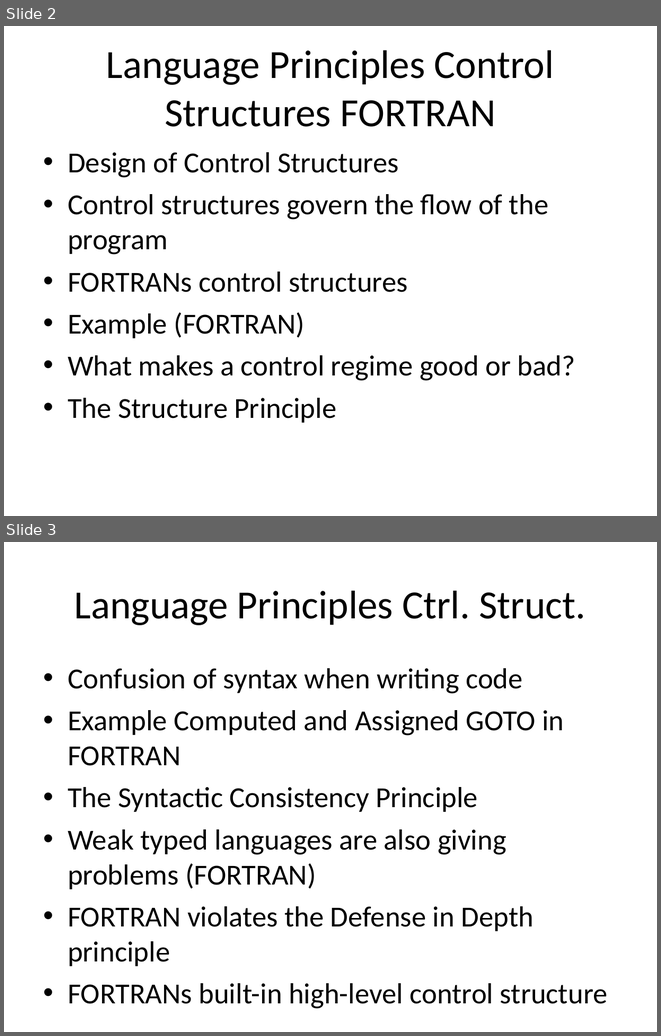
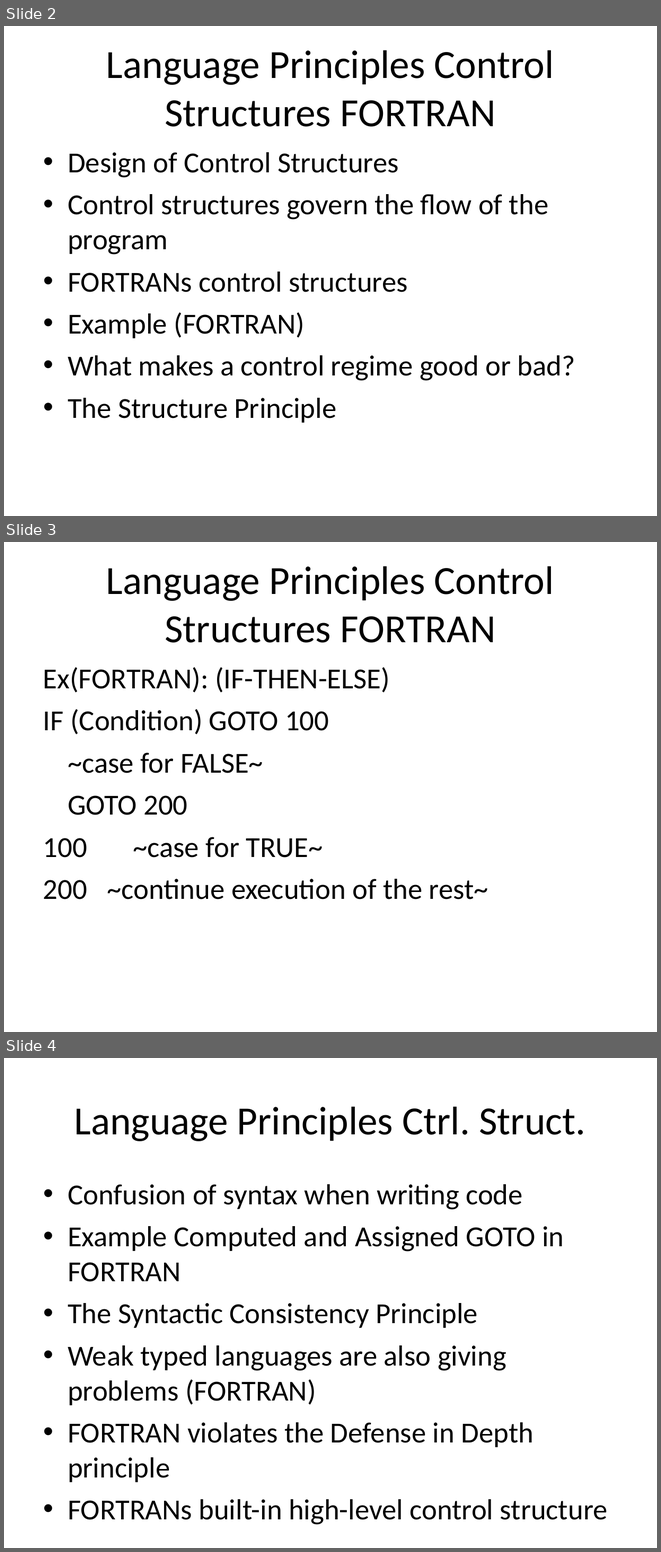
Before and after one commit to isurup/kalle-martin-group, a slide deck: SSE2/slides/4 Language - Martin.ppt. Shown one above the other, each under a label of ours: slides 2 and 3 before the commit, slides 2, 3 and 4 after it. The pictures are 661x1036 and 661x1552 pixels, drawn with LibreOffice and Linux fonts; fonts in the diff are those of the drawing. Boxes give left, top, right and bottom in pixels: in the first picture for what was removed or moved away, otherwise in the second. Text is boxed around its words. In the diff, an @@ line names an element or a change of style, - is before the commit and + after.

```diff
--- a/SSE2/slides/4 Language - Martin.ppt
+++ b/SSE2/slides/4 Language - Martin.ppt
@@ slide 3 added at <box>4,542,657,1032</box>, background #FFFFFF @@
@@ title added at <box>106,566,554,643</box>, 44 pt, text #000000 @@
+Language Principles Control Structures FORTRAN
@@ text added at <box>43,667,488,899</box>, 32 pt, text #000000 @@
+Ex(FORTRAN): (IF-THEN-ELSE)
+IF (Condition) GOTO 100
+~case for FALSE~
+GOTO 200
+100 ~case for TRUE~
+200 ~continue execution of the rest~
@@ what was slide 3 is now slide 4 @@
```
